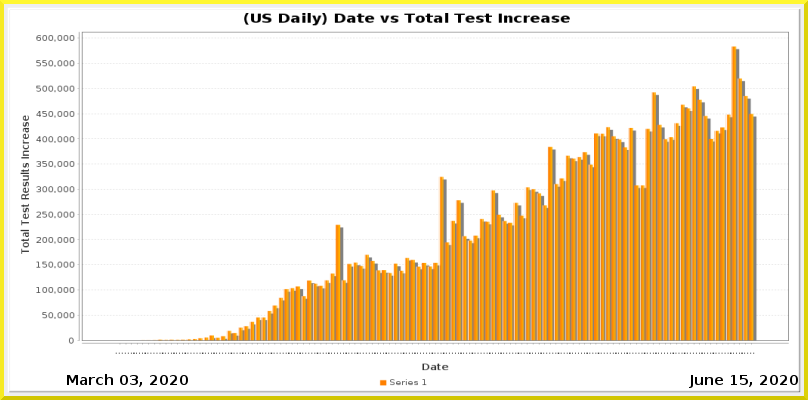
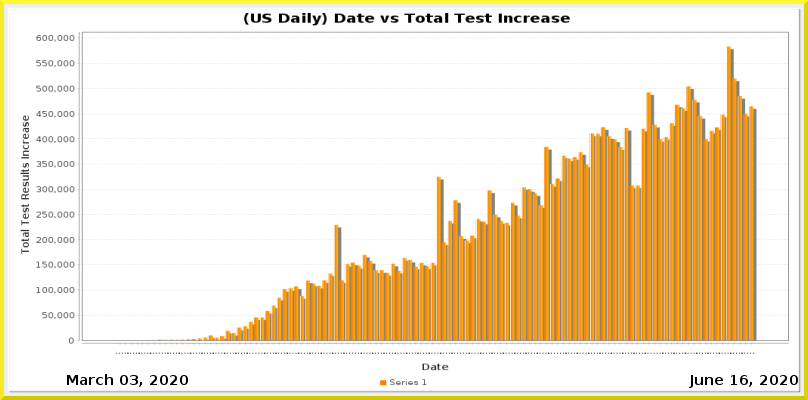
Before/after of a 808 x 400 layered artwork. What changed in the layer stack:
painted on "Current Date" over [left=740, top=375, right=748, bottom=385]
painted on "Date_vs_TestIncrease.png" over [left=124, top=46, right=757, bottom=354]
